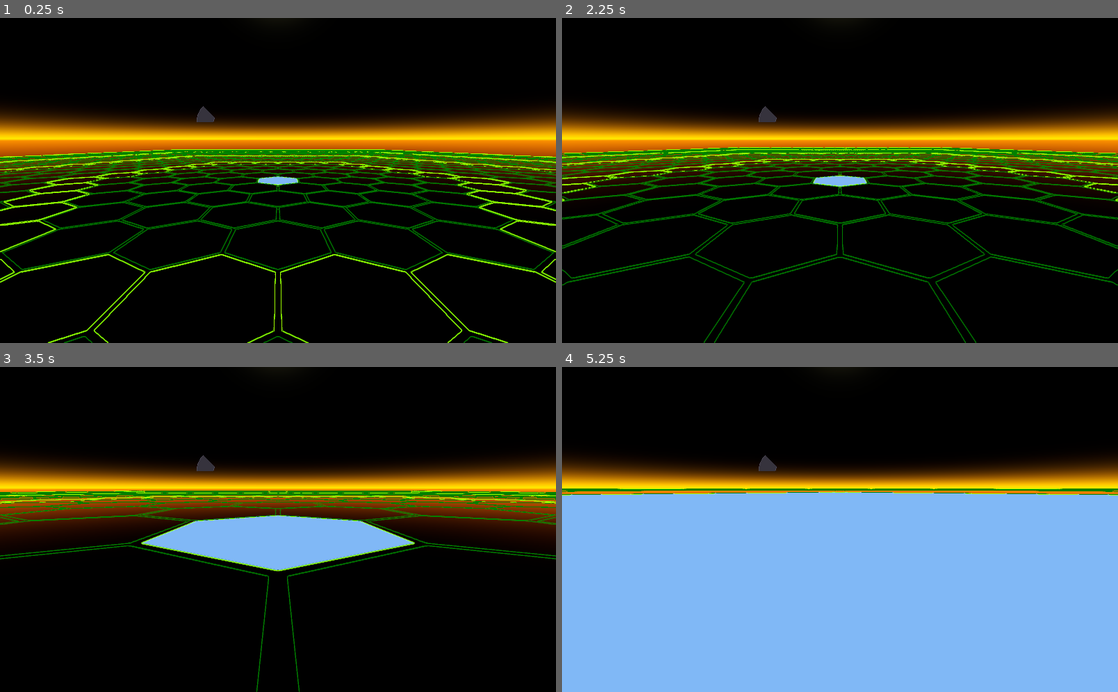
Above: before the commit, frames 1-4 (two rows, left to right).
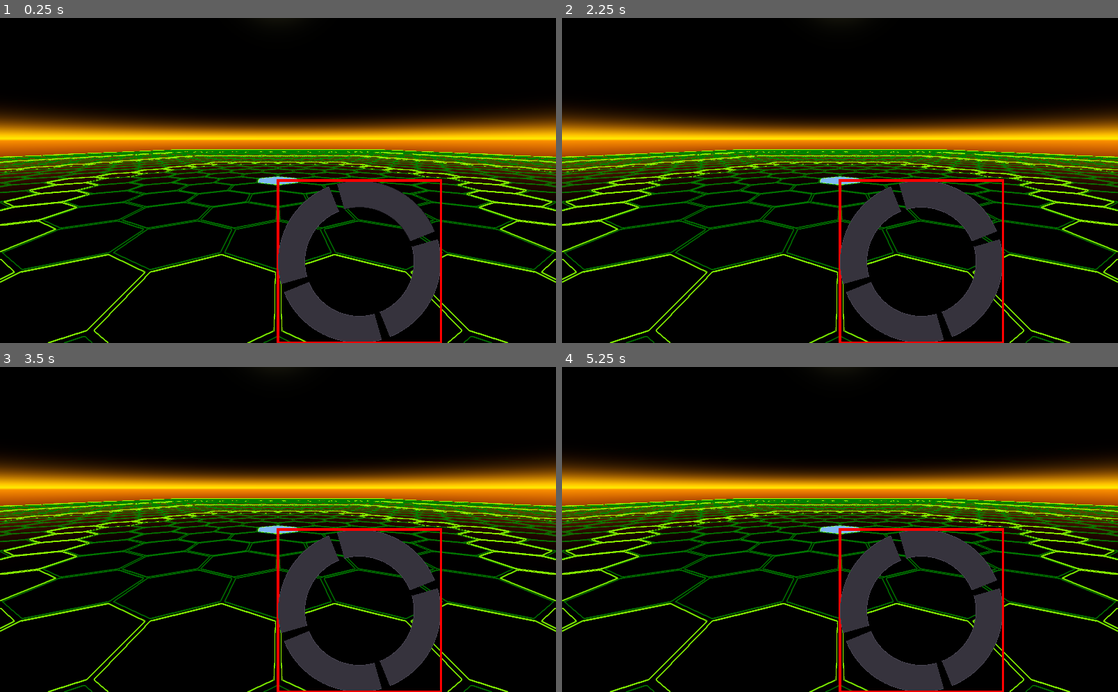
Above: after the commit, the same moments.

Repository: ObsidianBlk/Twin-Sticky
Game: Godot game, scene res://ArenaEditor/ArenaEditor.tscn
Same seed, same stepped clock (60 frames per second), same inputs: the game is played once before the commit and once after it. This scene is started directly instead of the project's main scene.
Inputs (mouse positions are in pixels of both pictures, inside the frame that each line leads up to):
- Up to frame 1 (0.25 s): no input
- Up to frame 2 (2.25 s): tap Enter at 0.5, 2 s; hold Right (ui_right) 0.53-1.28 s; hold Middle mouse button (orbit_enable) 0.53-1.28 s; click (840, 180) at 0.67 s; tap Space (booster_jump) at 0.77, 1.25, 1.52 s; move the mouse to (728, 196) at 1.27 s; hold Down (ui_down) 1.28-2.03 s; tap ` (terminal) at 1.35 s; click (728, 196) at 1.42 s; move the mouse to (895, 109) at 2.02 s; hold Right (ui_right) from 2.03 s (still down); hold , (zoom_in) from 2.03 s (still down); click (895, 109) at 2.17 s
- Up to frame 3 (3.5 s): move the mouse to (250, 594) at 2.77 s; release Right (ui_right) at 2.78 s; release , (zoom_in) at 2.78 s; hold Up (ui_up) from 2.78 s (still down); tap . (zoom_out) at 2.85 s; click (250, 594) at 2.92 s; tap Space (booster_jump) at 3.02 s
- Up to frame 4 (5.25 s): tap Space (booster_jump) at 3.5, 3.77, 4.52, 5 s; move the mouse to (1006, 578) at 3.52 s; release Up (ui_up) at 3.53 s; hold Middle mouse button (orbit_enable) 3.53-4.28 s; hold Left (ui_left) 3.53-5.03 s; click (1006, 578) at 3.67 s; tap Enter at 4.25 s; move the mouse to (673, 480) at 4.27 s; tap ` (terminal) at 4.35 s; click (673, 480) at 4.42 s; move the mouse to (867, 529) at 5.02 s; hold Down (ui_down) from 5.03 s (still down); hold , (zoom_in) from 5.03 s (still down); click (867, 529) at 5.17 s

The runs differ from the first frame. In frame 1, 6.8% of the frame differs, in the area x 35-80%, y 27-100%; in frame 2, 21%; in frame 3, 23%; in frame 4, 62%, in the area x 0-100%, y 27-100%.
Error before the commit: Invalid call. Nonexistent function 'set_radii' in base 'Control (RadialButton.gd)'. (res://UI/RadialMenu/RadialMenu.gd:107)

Commit message:
New RadialButton code functional. There are some minor issues to work out.

Diff:
--- a/ArenaEditor/ArenaEditor.tscn
+++ b/ArenaEditor/ArenaEditor.tscn
@@ -6,7 +6,6 @@
 [ext_resource path="res://Objects/GimbleCamera/GimbleCamera.tscn" type="PackedScene" id=4]
 [ext_resource path="res://UI/RadialMenu/RadialMenu.tscn" type="PackedScene" id=5]
 [ext_resource path="res://UI/RadialButton/RadialButton.tscn" type="PackedScene" id=6]
-[ext_resource path="res://Assets/Textures/input_joypad.svg" type="Texture" id=7]
 
 [sub_resource type="ProceduralSky" id=1]
 sky_top_color = Color( 0, 0, 0, 1 )
@@ -66,7 +65,6 @@
 layer = 100
 
 [node name="RadialMenu" parent="UI" instance=ExtResource( 5 )]
-visible = true
 outer_radius = 150.0
 inner_radius = 100.0
 offset_angle = 71.0
@@ -82,12 +80,6 @@
 focus_next = NodePath("../RadialButton2")
 focus_previous = NodePath("../RadialButton4")
 mouse_filter = 2
-icon = ExtResource( 7 )
-start_degree = 2.9615
-end_degree = 87.0385
-offset_degree = 71.0
-outer_radius = 150.0
-inner_radius = 100.0
 
 [node name="RadialButton2" parent="UI/RadialMenu" instance=ExtResource( 6 )]
 margin_right = 300.0
@@ -99,11 +91,6 @@
 focus_next = NodePath("../RadialButton3")
 focus_previous = NodePath("../Test")
 mouse_filter = 2
-start_degree = 92.9615
-end_degree = 177.038
-offset_degree = 71.0
-outer_radius = 150.0
-inner_radius = 100.0
 
 [node name="RadialButton3" parent="UI/RadialMenu" instance=ExtResource( 6 )]
 margin_right = 300.0
@@ -115,11 +102,6 @@
 focus_next = NodePath("../RadialButton4")
 focus_previous = NodePath("../RadialButton2")
 mouse_filter = 2
-start_degree = 182.962
-end_degree = 267.039
-offset_degree = 71.0
-outer_radius = 150.0
-inner_radius = 100.0
 
 [node name="RadialButton4" parent="UI/RadialMenu" instance=ExtResource( 6 )]
 margin_right = 300.0
@@ -131,10 +113,5 @@
 focus_next = NodePath("../Test")
 focus_previous = NodePath("../RadialButton3")
 mouse_filter = 2
-start_degree = 272.961
-end_degree = 357.039
-offset_degree = 71.0
-outer_radius = 150.0
-inner_radius = 100.0
 
 [connection signal="pressed" from="UI/RadialMenu/Test" to="." method="_on_Test_pressed"]
--- a/UI/RadialButton/RadialButton.gd
+++ b/UI/RadialButton/RadialButton.gd
@@ -53,8 +53,8 @@
 # Variables
 # ------------------------------------------------------------------------------
 var _in_focus : bool = false
-var _mouse_over : bool = false
 var _btn_state : int = BUTTON_STATE.Normal
+var _last_mouse_pos : Vector2 = Vector2.ZERO
 
 # ------------------------------------------------------------------------------
 # Onready Variables
@@ -89,7 +89,7 @@
 func set_trim_width(w : float) -> void:
 	w = max(0.0, min(1.0, w))
 	_trim_width = w
-	_UpdateShaderParams("trim_width", _trim_width)
+	_UpdateShaderRadii()
 
 func set_inner_radius(r : float) -> void:
 	r = max(0.0, min(1.0, r))
@@ -98,10 +98,42 @@
 
 func set_pressed(p : bool) -> void:
 	_pressed = p
+	if _pressed:
+		_btn_state = BUTTON_STATE.Pressed
+	else:
+		if _MousePositionOver(_last_mouse_pos):
+			_btn_state = BUTTON_STATE.Hover
+		else:
+			_btn_state = BUTTON_STATE.Focused if _in_focus else BUTTON_STATE.Normal
+	_UpdateShaderColors()
 
 # ------------------------------------------------------------------------------
 # Override Methods
 # ------------------------------------------------------------------------------
+func _ready() -> void:
+	connect("resized", self, "_on_resized")
+	if not Engine.editor_hint:
+		set_focus_mode(Control.FOCUS_ALL)
+		connect("focus_entered", self, "_SetFocusMode", [true])
+		connect("focus_exited", self, "_SetFocusMode", [false])
+
+func _enter_tree():
+	var parent = get_parent()
+	if parent != null:
+		if parent.has_method("add_radial_button"): # My Cheat to see if we're under the RadialMenu class.
+			mouse_filter = Control.MOUSE_FILTER_IGNORE
+		else:
+			mouse_filter = Control.MOUSE_FILTER_STOP
+
+func _gui_input(event : InputEvent) -> void:
+	if _ProcessGUIInput(event):
+		accept_event()
+
+func _draw() -> void:
+	draw_rect(Rect2(0.0, 0.0, rect_size.x, rect_size.y), Color.red, false, 4.0)
+
+func _process(delta):
+	update()
 
 func _get(property : String):
 	match property:
@@ -222,6 +254,21 @@
 # ------------------------------------------------------------------------------
 # Private Methods
 # ------------------------------------------------------------------------------
+func _MousePositionOver(mpos : Vector2) -> bool:
+	var outer : float = min(rect_size.x, rect_size.y) * 0.5
+	var inner : float = outer * _inner_radius
+	var center : Vector2 = mpos - rect_position # +  Vector2(outer, outer))
+	var dist :float = center.distance_to(Vector2(outer, outer))
+	if dist >= inner and dist <= outer:
+		var angle = rad2deg(center.angle_to_point(Vector2(outer, outer)) + PI)
+		var sd : float = fmod(_arc_start_degree + _arc_offset_degree, 360.0)
+		var ed : float = fmod(_arc_end_degree + _arc_offset_degree, 360.0)
+		if ed > sd:
+			return angle >= sd and angle <= ed
+		else:
+			return (angle >= 0 and angle < ed) or (angle >= sd and angle <= 360.0)
+	return false
+
 func _FullShaderUpdate() -> void:
 	if not _crect_node:
 		return
@@ -249,9 +296,11 @@
 	if mat != null:
 		var outer : float = min(rect_size.x, rect_size.y) * 0.5
 		var inner : float = outer * _inner_radius
+		var trim_width : float = ((outer - inner) * 0.5) * _trim_width
 		mat.set_shader_param("base_size", outer)
 		mat.set_shader_param("radius_outer", outer)
 		mat.set_shader_param("radius_inner", inner)
+		mat.set_shader_param("trim_width", _trim_width)
 
 func _UpdateShaderParams(param : String, value) -> void:
 	if Engine.editor_hint and not _crect_node:
@@ -294,12 +343,111 @@
 			BUTTON_STATE.Normal:
 				mat.set_shader_param("color_body", get_color("normal"))
 				mat.set_shader_param("color_trim", get_color("trim_normal"))
+			BUTTON_STATE.Focused:
+				mat.set_shader_param("color_body", get_color("focused"))
+				mat.set_shader_param("color_trim", get_color("trim_focused"))
 			BUTTON_STATE.Hover:
 				mat.set_shader_param("color_body", get_color("hover"))
 				mat.set_shader_param("color_trim", get_color("trim_hover"))
 			BUTTON_STATE.Pressed:
 				mat.set_shader_param("color_body", get_color("pressed"))
 				mat.set_shader_param("color_trim", get_color("trim_pressed"))
+
+func _SetFocusMode(enable : bool = true, emit : bool = false) -> void:
+	if _in_focus == enable:
+		return # Nothing to do.
+
+	_in_focus = enable
+	if _btn_state != BUTTON_STATE.Pressed:
+		if _MousePositionOver(_last_mouse_pos):
+			_btn_state = BUTTON_STATE.Hover
+		else:
+			_btn_state = BUTTON_STATE.Focused if _in_focus else BUTTON_STATE.Normal
+	_UpdateShaderColors()
+	if emit:
+		emit_signal("focus_entered" if _in_focus else "focus_exited")
+
+func _GiveFocusTo(dir : int) -> void:
+	var np : NodePath = get_focus_neighbour(dir)
+	var ctrl : Control = get_node_or_null(np)
+	if ctrl != null:
+		release_focus()
+		ctrl.grab_focus()
+
+func _EmitList(emit_list : Array) -> void:
+	for item in emit_list:
+		if item is Array:
+			callv("emit_signal", item)
+
+
+func _UpdateMouseOut() -> void:
+	if _btn_state in [BUTTON_STATE.Hover, BUTTON_STATE.Pressed]:
+		_btn_state = BUTTON_STATE.Focused if _in_focus else BUTTON_STATE.Normal
+		_UpdateShaderColors()
+
+func _ProcessGUIInput(event : InputEvent, processed : bool = false, notify_immediate : bool = false) -> bool:
+	if processed:
+		_UpdateMouseOut()
+		return processed
+
+	if event is InputEventMouseMotion:
+		if _MousePositionOver(event.position):
+			_last_mouse_pos = event.position
+			if _btn_state != BUTTON_STATE.Pressed and _btn_state != BUTTON_STATE.Hover:
+				_btn_state = BUTTON_STATE.Hover
+				_UpdateShaderColors()
+				processed = true
+		else:
+			_UpdateMouseOut()
+
+	if not processed:
+		match _btn_state:
+			BUTTON_STATE.Focused:
+				if event.is_action_pressed("ui_select"):
+					set_pressed(true)
+					processed = true
+					if notify_immediate:
+						_EmitList([["button_down"], ["pressed"]])
+					else:
+						call_deferred("_EmitList", [["button_down"], ["pressed"]])
+				elif event.is_action_pressed("ui_up"):
+					_GiveFocusTo(MARGIN_TOP)
+					processed = true
+				elif event.is_action_pressed("ui_down"):
+					_GiveFocusTo(MARGIN_BOTTOM)
+					processed = true
+				elif event.is_action_pressed("ui_left"):
+					_GiveFocusTo(MARGIN_LEFT)
+					processed = true
+				elif event.is_action_pressed("ui_right"):
+					_GiveFocusTo(MARGIN_RIGHT)
+					processed = true
+			BUTTON_STATE.Hover:
+				if event is InputEventMouseButton and _MousePositionOver(event.position):
+					if event.button_index == BUTTON_LEFT and event.pressed == true:
+#						var parent = get_parent()
+#						if parent:
+#							if parent.has_method("_GrabButtonFocus"):
+#								parent._GrabButtonFocus(self)
+						grab_focus()
+						set_pressed(true)
+						processed = true
+						if notify_immediate:
+							_EmitList([["button_down"], ["pressed"]])
+						else:
+							call_deferred("_EmitList", [["button_down"], ["pressed"]])
+			BUTTON_STATE.Pressed:
+				if event is InputEventMouseButton and _MousePositionOver(event.position):
+					if event.button_index == BUTTON_LEFT and event.pressed == false:
+						set_pressed(false)
+				if event.is_action_released("ui_select"):
+					set_pressed(false)
+
+				if not _pressed:
+					processed = true
+					call_deferred("emit_signal", "button_up")
+
+	return processed
 
 # ------------------------------------------------------------------------------
 # Public Override Methods
@@ -338,3 +486,50 @@
 				return DEFAULT_COLORS[color_name]
 			return Color.black
 	return .get_color(color_name, type_name)
+
+func has_focus() -> bool:
+	return _in_focus
+
+func grab_focus() -> void:
+	.grab_focus()
+	_SetFocusMode(true)
+
+func release_focus() -> void:
+	.release_focus()
+	_SetFocusMode(false)
+
+
+# ------------------------------------------------------------------------------
+# Public Methods
+# ------------------------------------------------------------------------------
+func set_arc(start_angle : float, end_angle : float) -> void:
+	set_arc_degrees(rad2deg(start_angle), rad2deg(end_angle))
+
+func set_arc_degrees(start_angle_degree : float, end_angle_degree : float, offset_degrees : float = -1.0) -> void:
+	if start_angle_degree > 360.0:
+		start_angle_degree = fmod(start_angle_degree, 360.0)
+	if end_angle_degree > 360.0:
+		end_angle_degree = fmod(end_angle_degree, 360.0)
+	if end_angle_degree > start_angle_degree:
+		set_arc_start_degree(start_angle_degree)
+		set_arc_end_degree(end_angle_degree)
+	if offset_degrees >= 0.0:
+		set_arc_offset_degree(offset_degrees)
+
+func set_radii(radius_inner : float, radius_outer : float) -> void:
+	if radius_inner < radius_outer:
+		rect_size = Vector2(radius_outer * 2, radius_outer * 2)
+		if _crect_node:
+			_crect_node.rect_size = rect_size
+		set_inner_radius(radius_inner / radius_outer)
+		_UpdateShaderRadii()
+
+
+
+# ------------------------------------------------------------------------------
+# Handler Methods
+# ------------------------------------------------------------------------------
+func _on_resized() -> void:
+	_UpdateShaderRadii()
+	if _crect_node:
+		_crect_node.rect_size = rect_size
--- a/UI/RadialButton/RadialButton.tscn
+++ b/UI/RadialButton/RadialButton.tscn
@@ -14,14 +14,14 @@
 shader_param/angle_start = 0.0
 shader_param/angle_end = 45.0
 shader_param/angle_offset = 0.0
-shader_param/base_size = 42.0
-shader_param/radius_inner = 10.5
-shader_param/radius_outer = 42.0
+shader_param/base_size = 75.0
+shader_param/radius_inner = 18.75
+shader_param/radius_outer = 75.0
 shader_param/icon = ExtResource( 1 )
 
 [node name="RadialButton" type="Control"]
-margin_right = 84.0
-margin_bottom = 84.0
+margin_right = 150.0
+margin_bottom = 150.0
 script = ExtResource( 3 )
 icon = null
 arc_start_degree = 0.0
@@ -33,8 +33,8 @@
 
 [node name="ColorRect" type="ColorRect" parent="."]
 material = SubResource( 1 )
-margin_right = 84.0
-margin_bottom = 84.0
+margin_right = 150.0
+margin_bottom = 150.0
 mouse_filter = 2
 size_flags_horizontal = 3
 size_flags_vertical = 3
--- a/UI/RadialMenu/RadialMenu.gd
+++ b/UI/RadialMenu/RadialMenu.gd
@@ -61,6 +61,7 @@
 	if not Engine.editor_hint:
 		_RecalcScreenSize()
 	_AdjustRadialButtons()
+	_AdjustRadialButtonPosition()
 
 
 func _gui_input(event : InputEvent) -> void:
@@ -105,8 +106,8 @@
 		for child in get_children():
 			if child is RadialButton:
 				child.set_radii(inner_radius, outer_radius)
-				child.set_arc_degrees(start_degree, start_degree + arc)
-				child.offset_degree = offset_angle
+				child.set_arc_degrees(start_degree, start_degree + arc, offset_angle)
+				#child.offset_degree = offset_angle
 				start_degree += arc + gap_degrees
 				if force_neighboring and not Engine.editor_hint:
 					if first_child == null:
@@ -124,7 +125,7 @@
 	_AdjustRadialButtonPosition()
 
 func _AdjustRadialButtonPosition() -> void:
-	var cpos : Vector2 = (rect_size * _relative_coords) - Vector2(outer_radius, outer_radius)
+	var cpos : Vector2 = (rect_size * _relative_coords) #+ Vector2(outer_radius, outer_radius)
 	for child in get_children():
 		if child is RadialButton:
 			child.rect_position = cpos
Not shown: 1 places in ArenaEditor/ArenaEditor.tscn that only renumber resources
